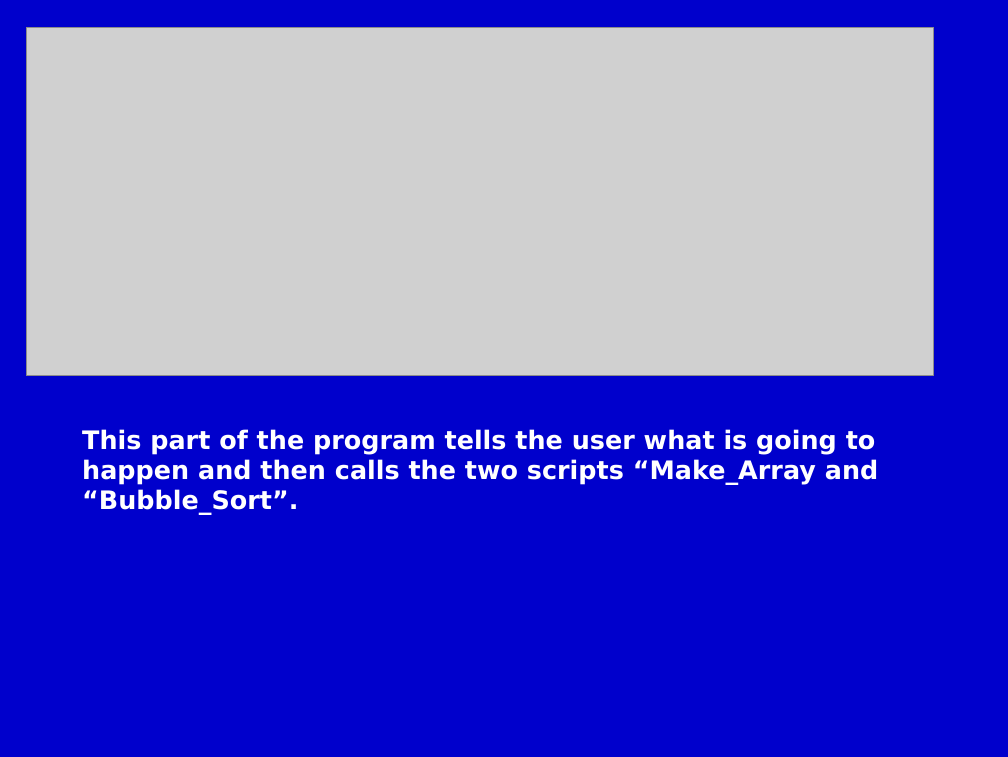
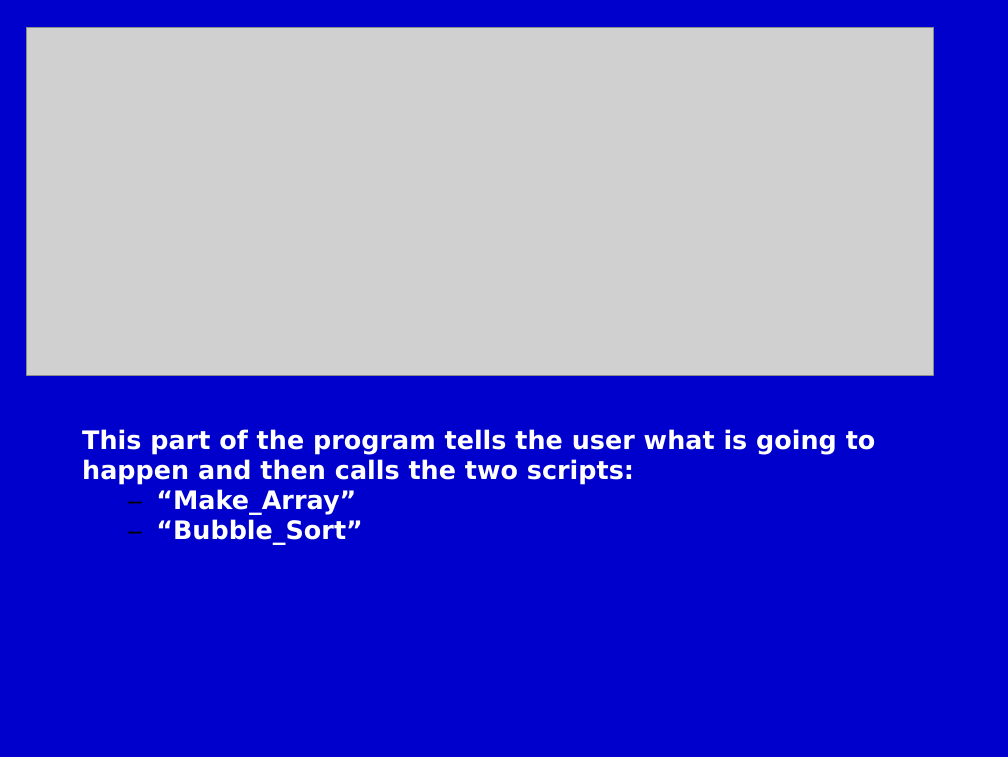
Before and after one commit to m-tranter/cathedral, a slide deck: slide 5 of scratch/scratch7.ppt. Drawn at 1008x757 pixels with LibreOffice and Linux fonts; fonts in the diff are those of the drawing; grey boxes stand for pictures. Boxes give left, top, right and bottom in pixels: in the first picture for what was removed or moved away, otherwise in the second. Text is boxed around its words. In the diff, an @@ line names an element or a change of style, - is before the commit and + after.

```diff
--- a/scratch/scratch7.ppt
+++ b/scratch/scratch7.ppt
@@ text at box(82, 429, 876, 545): text changed @@
-This part of the program tells the user what is going to happen and then calls the two scripts “Make_Array and “Bubble_Sort”.
+This part of the program tells the user what is going to happen and then calls the two scripts:
+  – “Make_Array”
+  – “Bubble_Sort”
```
Also in this commit, not shown: 6 other slides changed, 2 other files.
